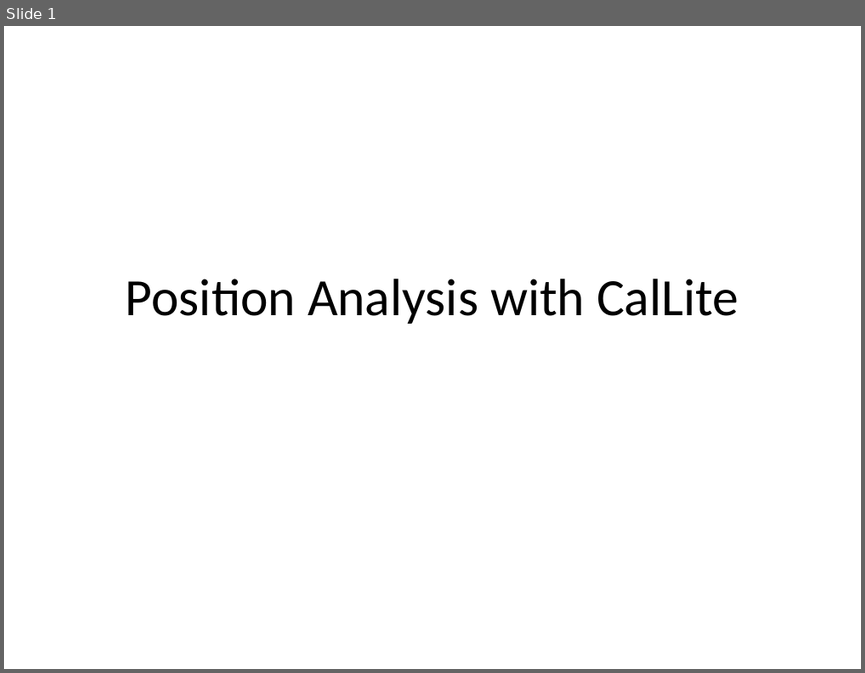
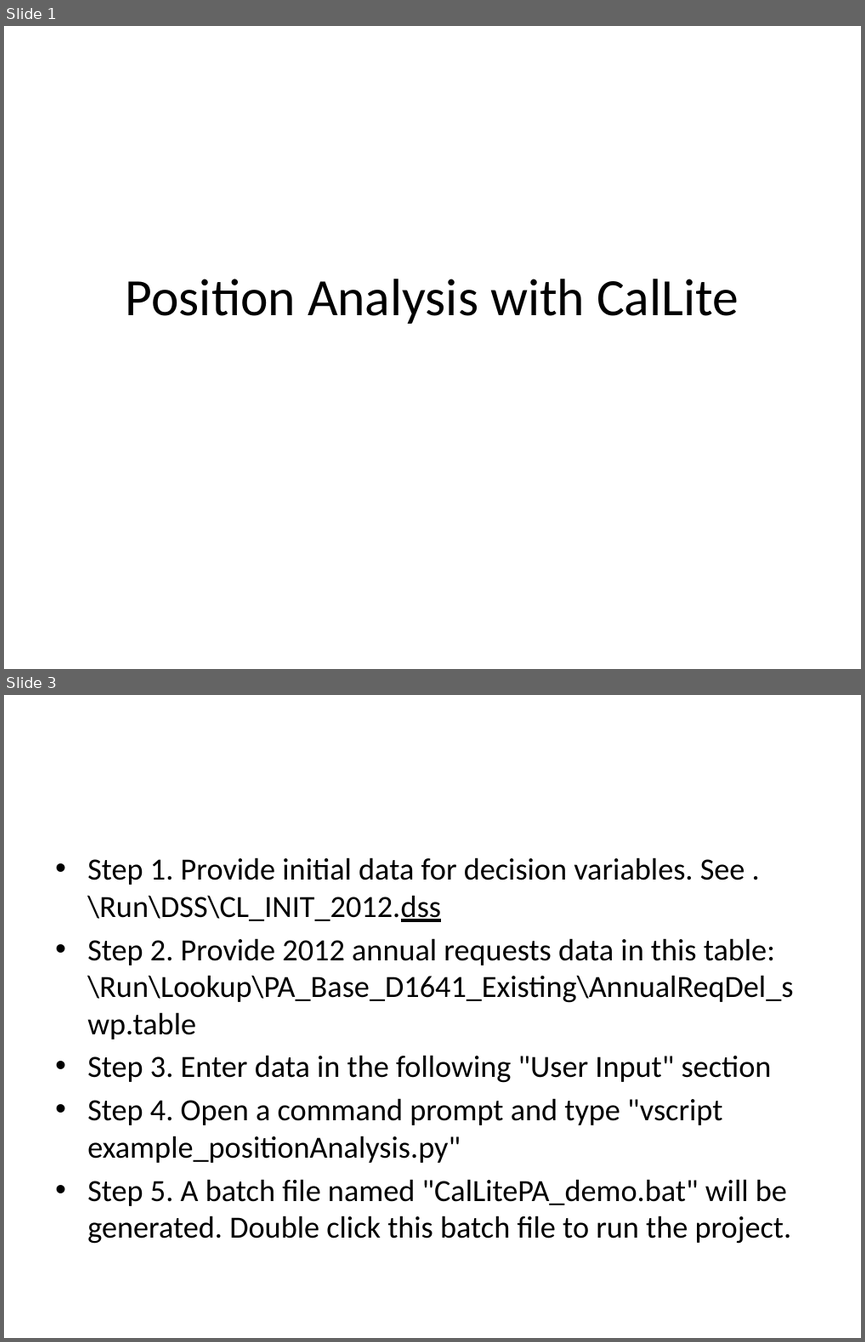
Before and after one commit to CentralValleyModeling/wrims, a slide deck: wrims2_vscript/doc/Position Analysis with CalLite.pptx. Shown one above the other, each under a label of ours: slide 1 before the commit, slides 1 and 3 after it; the slides between them are not shown. The pictures are 865x673 and 865x1342 pixels, drawn with LibreOffice and Linux fonts; fonts in the diff are those of the drawing. Boxes give left, top, right and bottom in pixels: in the first picture for what was removed or moved away, otherwise in the second. Text is boxed around its words. In the diff, an @@ line names an element or a change of style, - is before the commit and + after.

```diff
--- a/wrims2_vscript/doc/Position Analysis with CalLite.pptx
+++ b/wrims2_vscript/doc/Position Analysis with CalLite.pptx
@@ slide 3 added at (4, 695, 861, 1338), background #FFFFFF @@
@@ text added at (87, 857, 793, 1243), 25.9 pt, text #000000 @@
+• Step 1. Provide initial data for decision variables. See .\Run\DSS\CL_INIT_2012.dss
+• Step 2. Provide 2012 annual requests data in this table: \Run\Lookup\PA_Base_D1641_Existing\AnnualReqDel_swp.table
+• Step 3. Enter data in the following "User Input" section
+• Step 4. Open a command prompt and type "vscript example_positionAnalysis.py"
+• Step 5. A batch file named "CalLitePA_demo.bat" will be generated. Double click this batch file to run the project.
```
Also in this commit, not shown: 1 other slide added, 1 slide removed.
